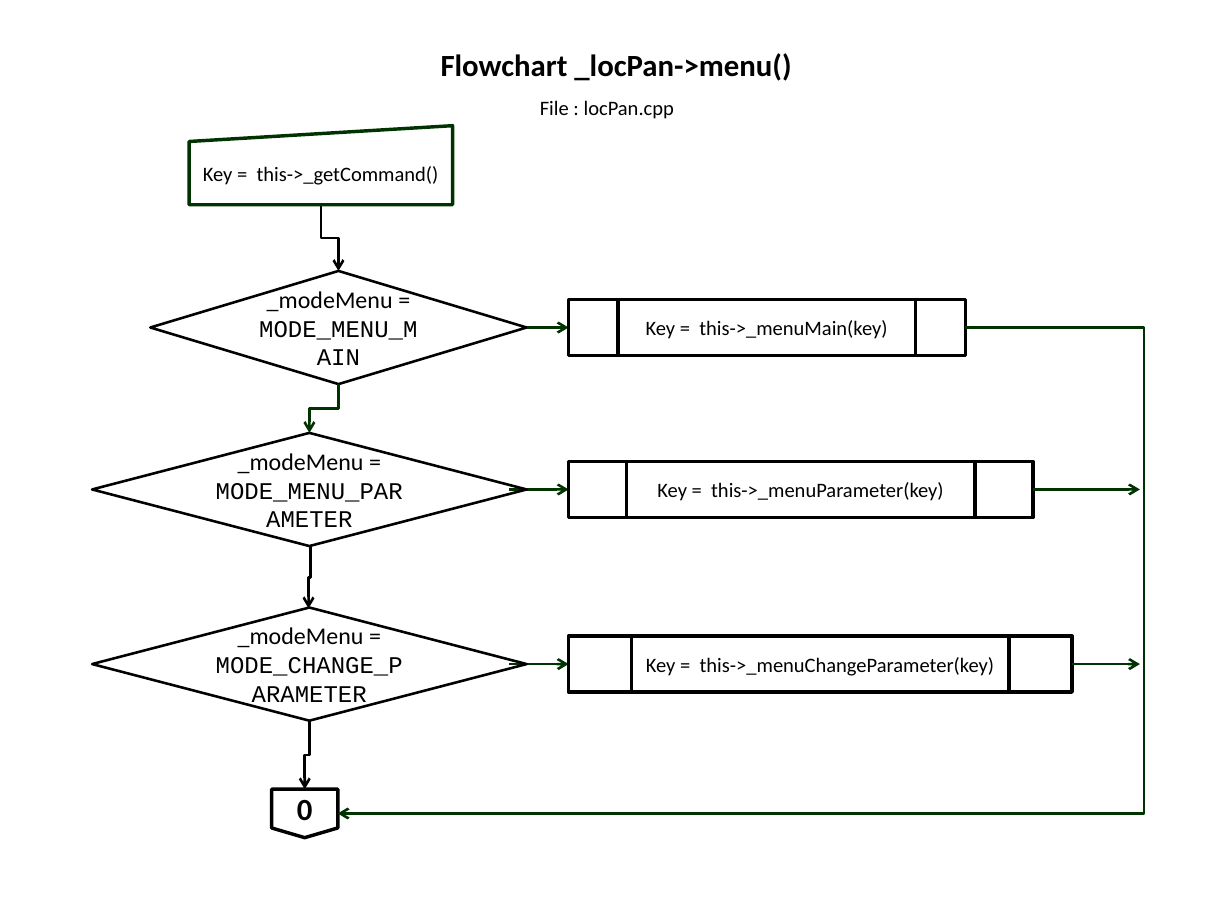
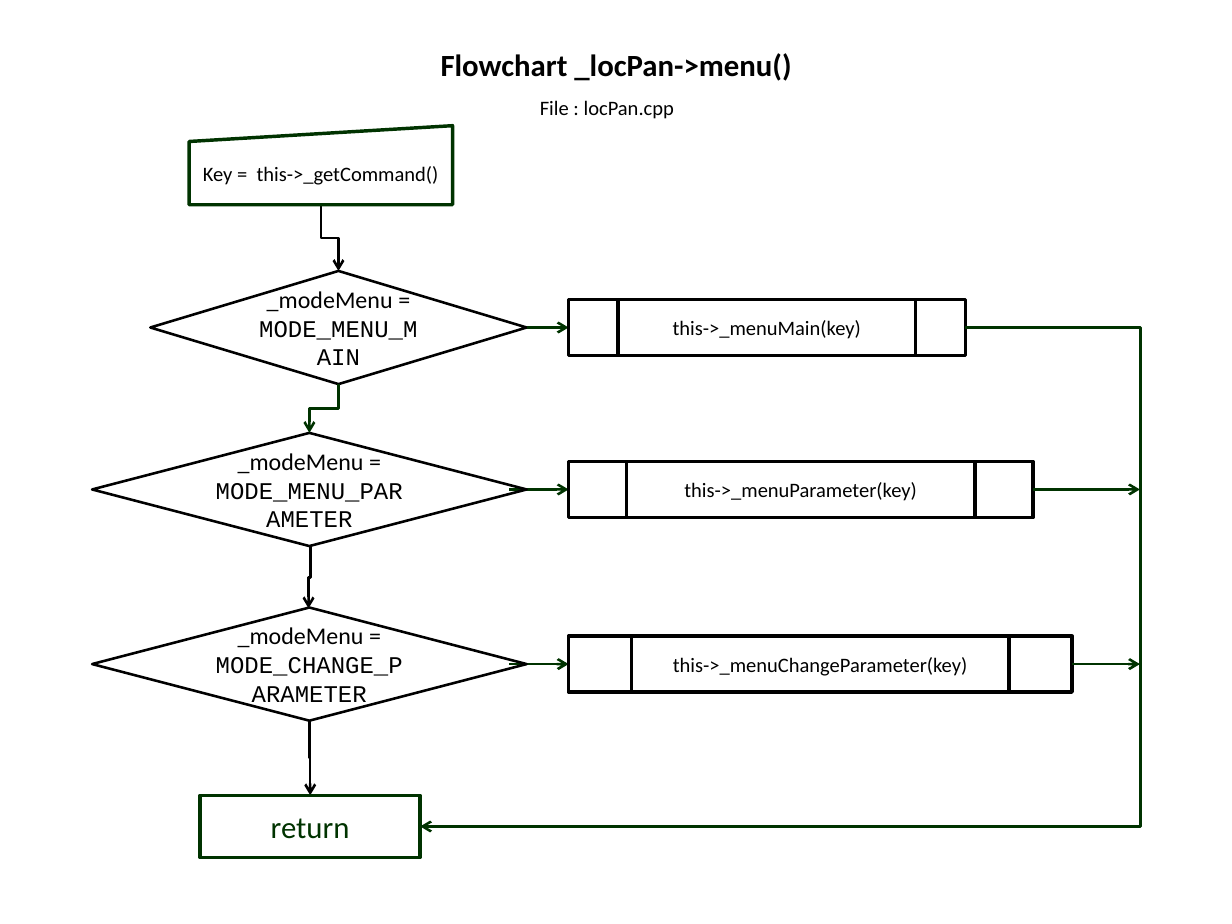
Before and after one commit to slametsampon/WFPS, a slide deck: slide 15 of resources/WFPS.pptx. Drawn at 1232x924 pixels with LibreOffice and Linux fonts; fonts in the diff are those of the drawing; background and template pictures are left out. Boxes give left, top, right and bottom in pixels: in the first picture for what was removed or moved away, otherwise in the second. Text is boxed around its words. In the diff, an @@ line names an element or a change of style, - is before the commit and + after.

```diff
--- a/resources/WFPS.pptx
+++ b/resources/WFPS.pptx
@@ elbow arrow moved from (965, 328) - (338, 813) to (965, 328) - (420, 827) @@
@@ text in flow chart predefined process at box(673, 320, 861, 339): text changed @@
-Key = this->_menuMain(key)
+this->_menuMain(key)
@@ text in flow chart predefined process at box(684, 482, 917, 501): text changed @@
-Key = this->_menuParameter(key)
+this->_menuParameter(key)
@@ text in flow chart predefined process at box(673, 657, 968, 676): text changed @@
-Key = this->_menuChangeParameter(key)
+this->_menuChangeParameter(key)
@@ elbow arrow moved from (309, 721) - (304, 790) to (309, 721) - (310, 796) @@
@@ rectangle added at box(201, 796, 421, 859), outline #003300 2 pt, 18 pt, text #003300 @@
+return
@@ flow chart offpage connector removed at box(272, 790, 339, 838) @@
-0
```
Also in this commit, not shown: 6 other slides changed.
